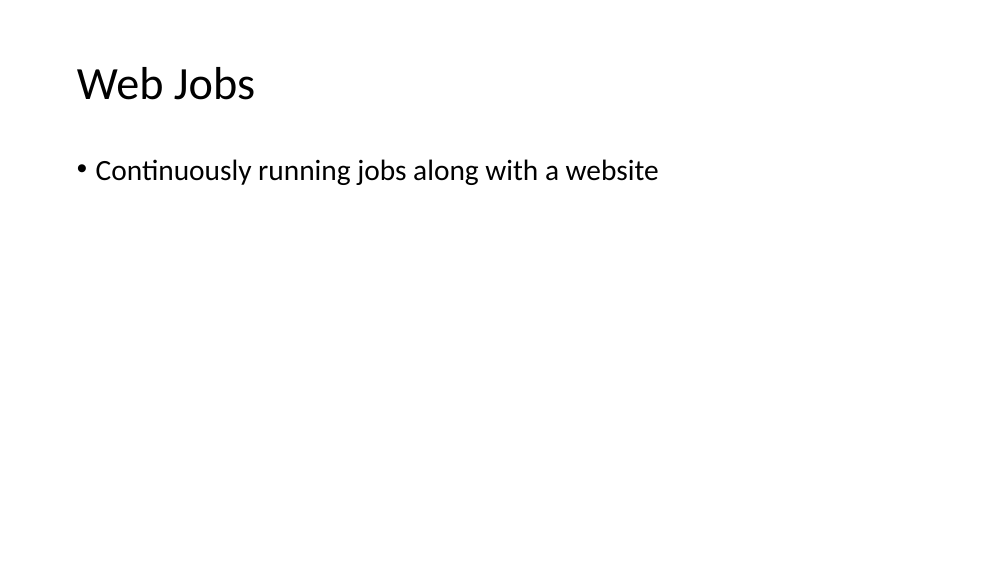
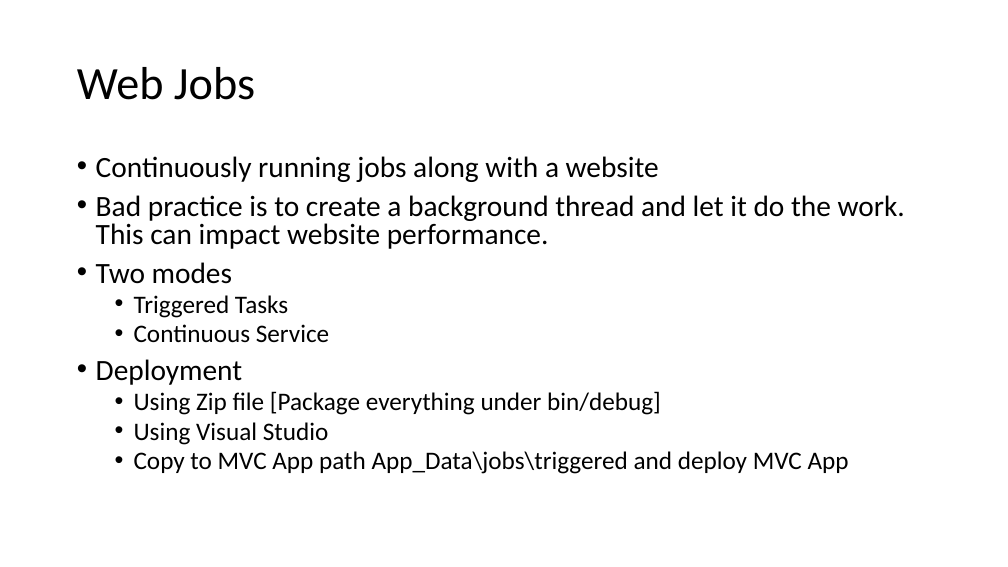
Before and after one commit to prasadhonrao/Training, a slide deck: slide 41 of Presentations/Microsoft Azure.pptx. Drawn at 1008x567 pixels with LibreOffice and Linux fonts; fonts in the diff are those of the drawing. Boxes give left, top, right and bottom in pixels: in the first picture for what was removed or moved away, otherwise in the second. Text is boxed around its words. In the diff, an @@ line names an element or a change of style, - is before the commit and + after.

```diff
--- a/Presentations/Microsoft Azure.pptx
+++ b/Presentations/Microsoft Azure.pptx
@@ text at (96, 156, 659, 182): line spacing 0.9 to 0.8 @@
@@ text at (96, 195, 905, 474): paragraphs added @@
+• Bad practice is to create a background thread and let it do the work. This can impact website performance.
+• Two modes
+  • Triggered Tasks
+  • Continuous Service
+• Deployment
+  • Using Zip file [Package everything under bin/debug]
+  • Using Visual Studio
+  • Copy to MVC App path App_Data\jobs\triggered and deploy MVC App
```
Also in this commit, not shown: 1 other slide changed, 1 other file.
